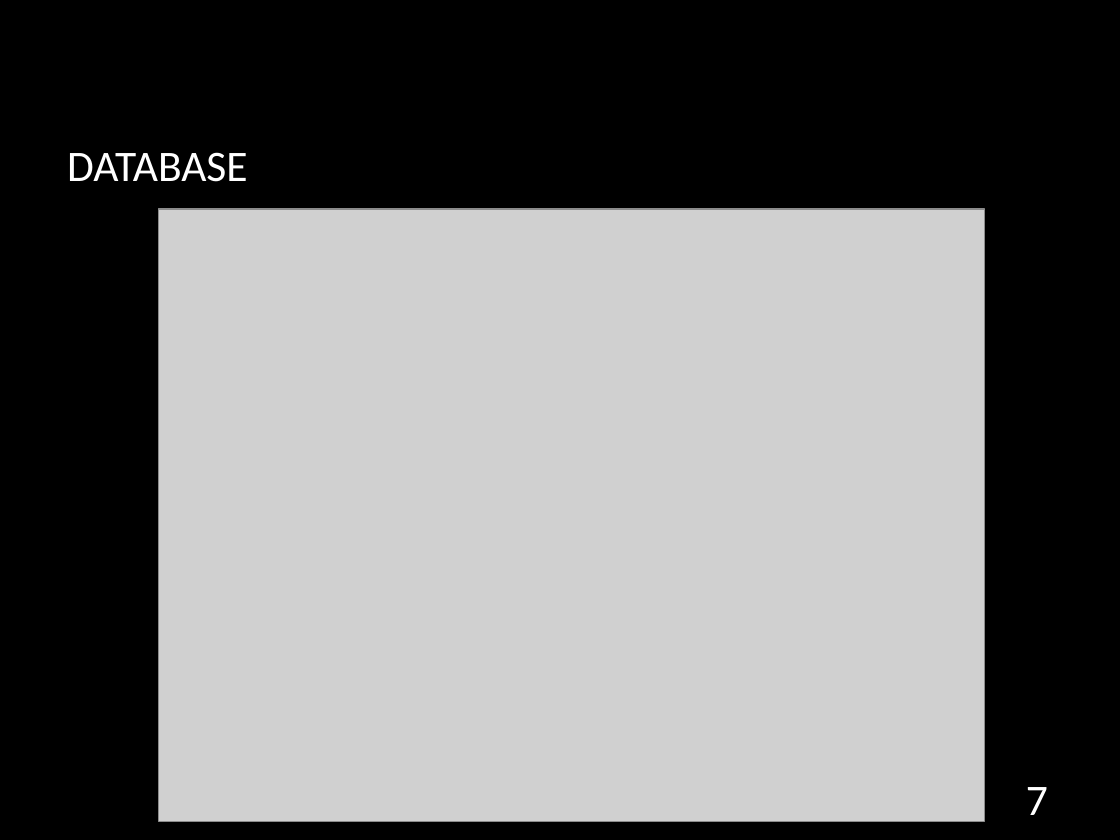
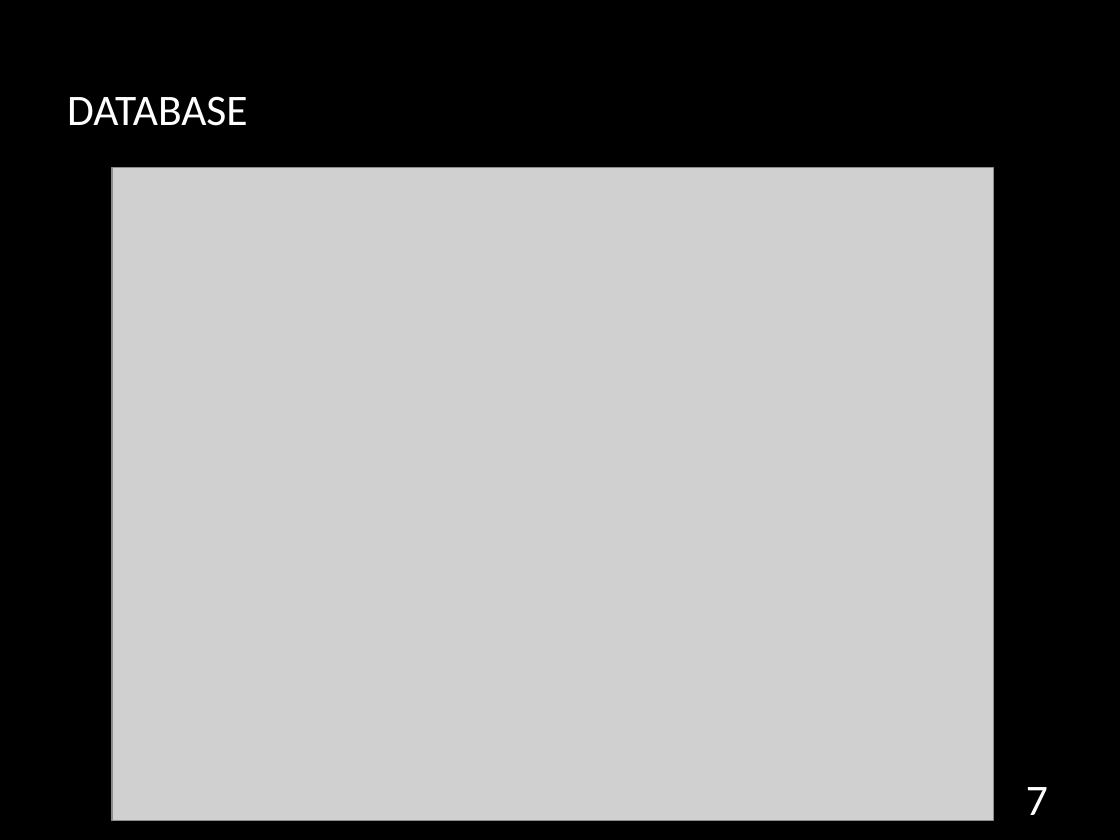
Before and after one commit to hmtri92/final-project, a slide deck: slide 7 of document/slide.pptx. Drawn at 1120x840 pixels with LibreOffice and Linux fonts; fonts in the diff are those of the drawing; grey boxes stand for pictures; background and template pictures are left out. Boxes give left, top, right and bottom in pixels: in the first picture for what was removed or moved away, otherwise in the second. Text is boxed around its words. In the diff, an @@ line names an element or a change of style, - is before the commit and + after.

```diff
--- a/document/slide.pptx
+++ b/document/slide.pptx
@@ title "DATABASE": place and size @@
-title "DATABASE" at box(67, 152, 248, 182)
+title "DATABASE" at box(67, 96, 248, 126)
@@ picture: place and size @@
-picture at box(159, 209, 984, 822)
+picture at box(112, 168, 993, 821)
```
Also in this commit, not shown: 3 other slides changed, 1 slide added, 3 other files.
